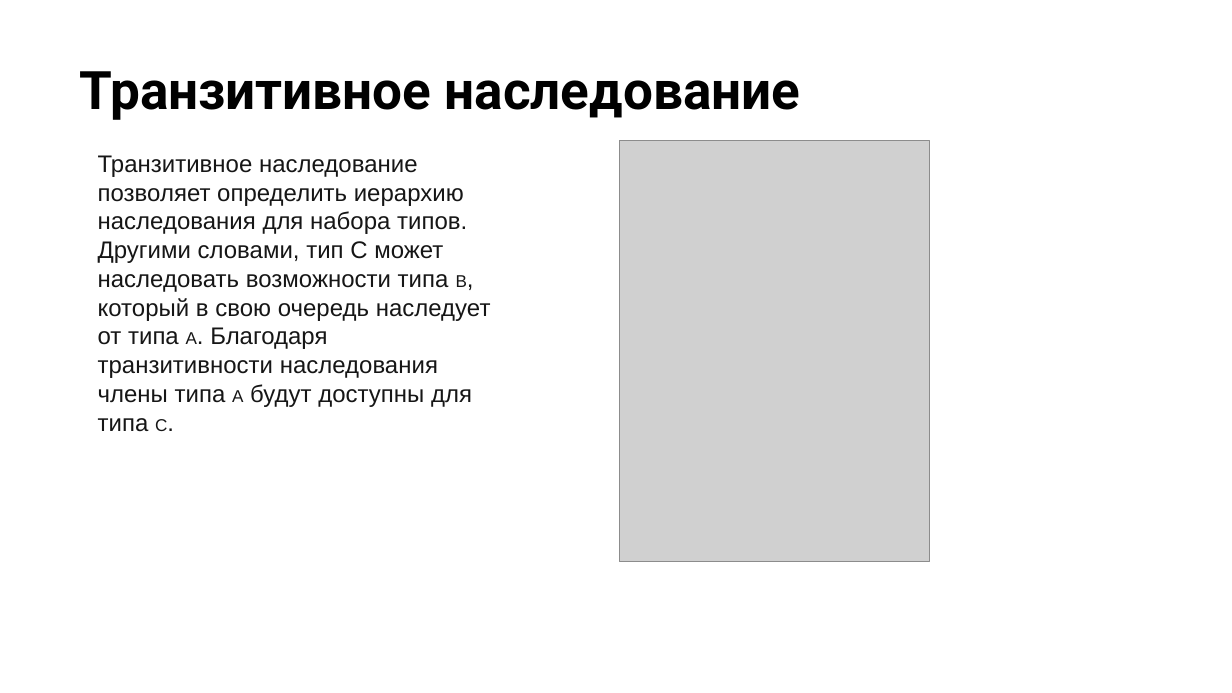
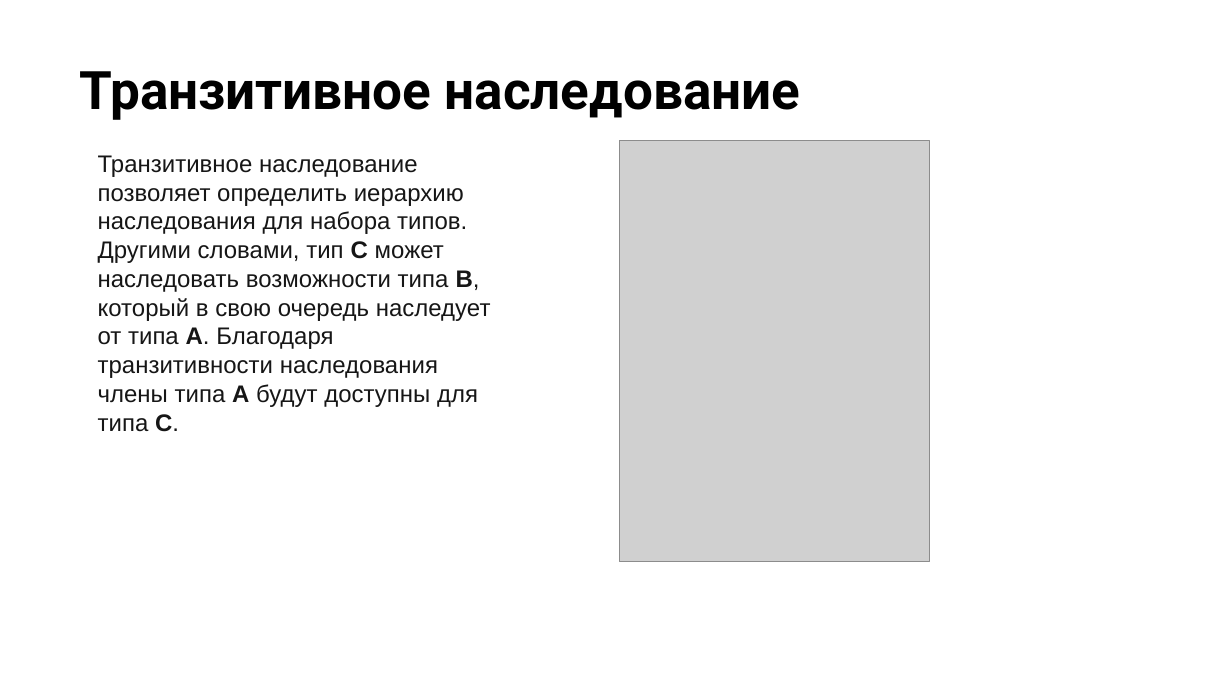
Before and after one commit to NilovPavel/OOP, a slide deck: slide 37 of ООПp.1.pptx (slide 33 before the commit). Drawn at 1232x693 pixels with LibreOffice and Linux fonts; fonts in the diff are those of the drawing; grey boxes stand for pictures; background and template pictures are left out. Boxes give left, top, right and bottom in pixels: in the first picture for what was removed or moved away, otherwise in the second. Text is boxed around its words. In the diff, an @@ line names an element or a change of style, - is before the commit and + after.

Commit message:
Рефакторинг наследования.

```diff
--- a/ООПp.1.pptx
+++ b/ООПp.1.pptx
@@ text "Транзитивное наследование позволяет определить иерархию ..." at box(98, 155, 491, 432): size 10 to 14 pt in "B, A. A C."; bold on in "С B, A. A C." @@
```
Also in this commit, not shown: 2 other slides changed, 4 slides added, 14 other files.
